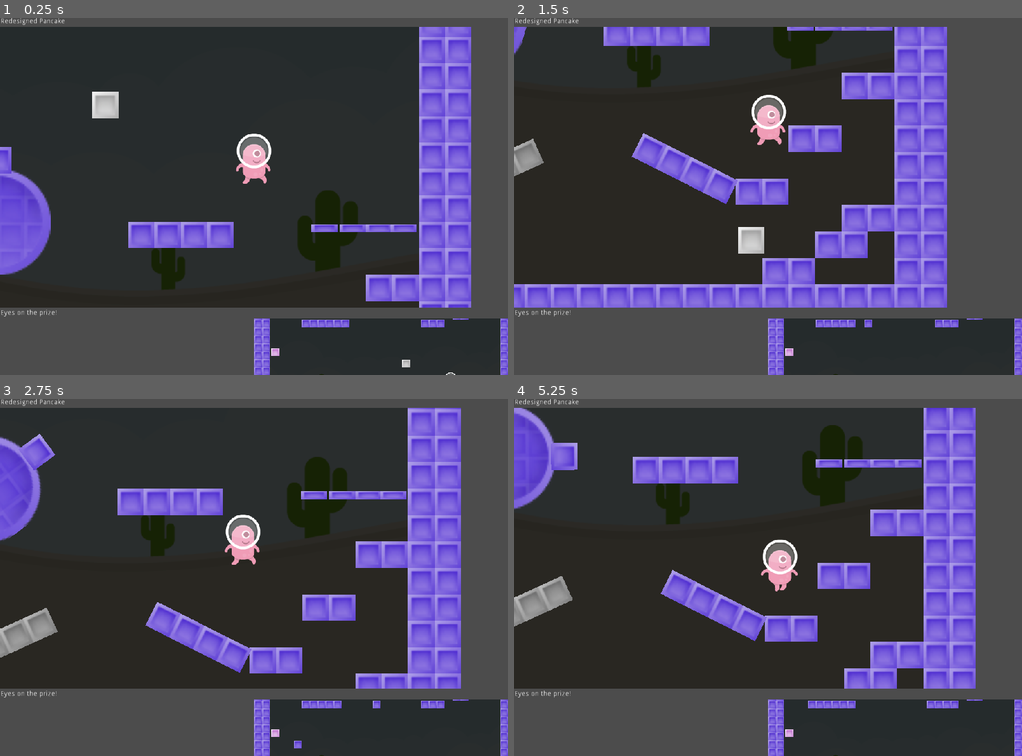
Above: before the commit, frames 1-4 (two rows, left to right).
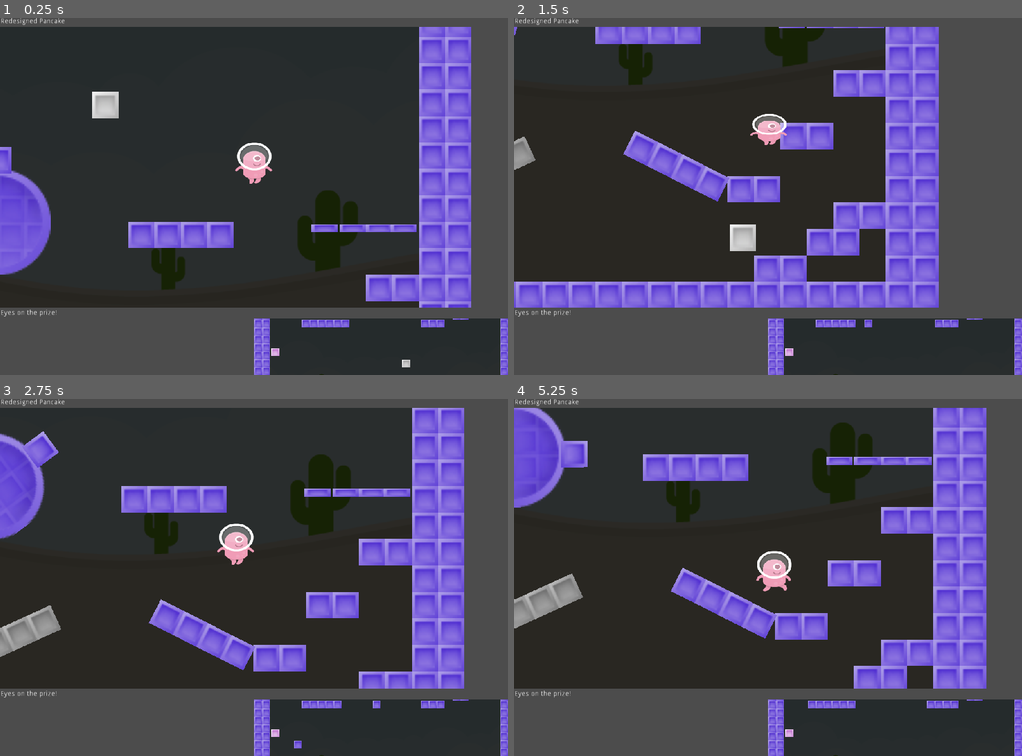
Above: after the commit, the same moments.

Repository: Northburns/redesigned-pancake
Game: Godot game, scene res://ui_spike/main_ui.tscn
Two runs of this game, one before a commit and one after it. Both use one fixed random seed, a clock stepped at 60 frames per second and the inputs below.
Inputs:
- Up to frame 1 (0.25 s): no input
- Up to frame 2 (1.5 s): hold Space (jump) 0.53-1.28 s; hold Right (move_right) from 0.53 s (still down); tap Space (jump) at 1.35 s
- Up to frame 3 (2.75 s): tap Space (jump) at 1.52, 1.82 s; release Right (move_right) at 2.03 s; hold Left (move_left) from 2.03 s (still down); hold Space (jump) from 2.03 s (still down)
- Up to frame 4 (5.25 s): release Left (move_left) at 2.78 s; release Space (jump) at 2.78 s; hold Right (move_right) 2.78-4.28 s; tap Space (jump) at 2.85, 3.02, 3.32, 4.35, 4.52, 4.82 s; hold Space (jump) 3.53-4.28 s; hold Left (move_left) 4.28-5.03 s; hold Right (move_right) from 5.03 s (still down); hold Space (jump) from 5.03 s (still down)

The runs differ from the first frame. In frame 1, 0.6% of the frame differs, in the area x 46-90%, y 32-100%; in frame 2, 14%; in frame 3, 9.3%; in frame 4, 14%, in the area x 0-93%, y 2-82%.

Commit message:
alient protagonist - squish squish

Diff:
--- /dev/null
+++ b/alien/alien.gd
@@ -0,0 +1,8 @@
+extends KinematicBody2D
+
+onready var pl = $AnimationPlayer
+
+func _ready():
+	print("Oh my!")
+	assert(false)
+	pl.play("Walk right")
--- a/alien/alien.tscn
+++ b/alien/alien.tscn
@@ -1,28 +1,10 @@
-[gd_scene load_steps=9 format=2]
+[gd_scene load_steps=10 format=2]
 
-[ext_resource path="res://placeholder_art/kenney_platformer/Players/128x256/Pink/alienPink_jump.png" type="Texture" id=1]
-[ext_resource path="res://placeholder_art/kenney_platformer/Players/128x256/Pink/alienPink_stand.png" type="Texture" id=2]
-[ext_resource path="res://placeholder_art/kenney_platformer/Players/128x256/Pink/alienPink_walk1.png" type="Texture" id=3]
-[ext_resource path="res://placeholder_art/kenney_platformer/Players/128x256/Pink/alienPink_walk2.png" type="Texture" id=4]
-
-[sub_resource type="SpriteFrames" id=2]
-
-animations = [ {
-"frames": [ ExtResource( 1 ) ],
-"loop": true,
-"name": "jump",
-"speed": 5.0
-}, {
-"frames": [ ExtResource( 2 ) ],
-"loop": true,
-"name": "stand_r",
-"speed": 5.0
-}, {
-"frames": [ ExtResource( 3 ), ExtResource( 4 ) ],
-"loop": true,
-"name": "walk_r",
-"speed": 5.0
-} ]
+[ext_resource path="res://alien/internal.gd" type="Script" id=1]
+[ext_resource path="res://placeholder_art/kenney_platformer/Players/128x256/Pink/alienPink_jump.png" type="Texture" id=2]
+[ext_resource path="res://placeholder_art/kenney_platformer/Players/128x256/Pink/alienPink_stand.png" type="Texture" id=3]
+[ext_resource path="res://placeholder_art/kenney_platformer/Players/128x256/Pink/alienPink_walk1.png" type="Texture" id=4]
+[ext_resource path="res://placeholder_art/kenney_platformer/Players/128x256/Pink/alienPink_walk2.png" type="Texture" id=5]
 
 [sub_resource type="Animation" id=3]
 
@@ -74,10 +56,29 @@
 "values": [ Vector2( 1, 1 ), Vector2( 1, 0.6 ), Vector2( 1, 1 ) ]
 }
 
+[sub_resource type="SpriteFrames" id=2]
+
+animations = [ {
+"frames": [ ExtResource( 2 ) ],
+"loop": true,
+"name": "jump",
+"speed": 5.0
+}, {
+"frames": [ ExtResource( 3 ) ],
+"loop": true,
+"name": "stand_r",
+"speed": 5.0
+}, {
+"frames": [ ExtResource( 4 ), ExtResource( 5 ) ],
+"loop": true,
+"name": "walk_r",
+"speed": 5.0
+} ]
+
 [sub_resource type="RectangleShape2D" id=1]
 
 custom_solver_bias = 0.0
-extents = Vector2( 60, 91.6221 )
+extents = Vector2( 34.925, 54.8183 )
 _sections_unfolded = [ "Resource" ]
 
 [node name="KinematicBody2D" type="KinematicBody2D" index="0"]
@@ -88,15 +89,9 @@
 collision/safe_margin = 0.08
 _sections_unfolded = [ "Collision", "Material", "Pause", "Pickable", "Transform", "Visibility", "Z Index", "collision" ]
 
-[node name="AnimatedSprite" type="AnimatedSprite" parent="." index="0"]
+[node name="internal" type="Node2D" parent="." index="0"]
 
-position = Vector2( -1.82874, -3.13443 )
-frames = SubResource( 2 )
-animation = "walk_r"
-frame = 1
-playing = true
-offset = Vector2( -0.392273, -127.697 )
-_sections_unfolded = [ "Transform" ]
+script = ExtResource( 1 )
 
 [node name="AnimationPlayer" type="AnimationPlayer" parent="." index="1"]
 
@@ -109,12 +104,22 @@
 "anims/Walk right" = SubResource( 4 )
 blend_times = [  ]
 
-[node name="CollisionShape2D" type="CollisionShape2D" parent="." index="2"]
+[node name="AnimatedSprite" type="AnimatedSprite" parent="." index="2"]
 
-position = Vector2( -0.735107, -91.1514 )
+position = Vector2( -1.82874, -3.13443 )
+scale = Vector2( 1, 0.808132 )
+frames = SubResource( 2 )
+animation = "jump"
+playing = true
+offset = Vector2( -0.392273, -127.697 )
+_sections_unfolded = [ "Transform" ]
+
+[node name="CollisionShape2D" type="CollisionShape2D" parent="." index="3"]
+
+position = Vector2( -2.12985, -61.8615 )
 shape = SubResource( 1 )
 
-[node name="Camera2D" type="Camera2D" parent="." index="3"]
+[node name="Camera2D" type="Camera2D" parent="." index="4"]
 
 anchor_mode = 1
 rotating = false
--- /dev/null
+++ b/alien/internal.gd
@@ -0,0 +1,7 @@
+extends Node2D
+
+onready var pl = $"../AnimationPlayer"
+
+func _ready():
+	print("Oh my!")
+	pl.play("Walk right")
